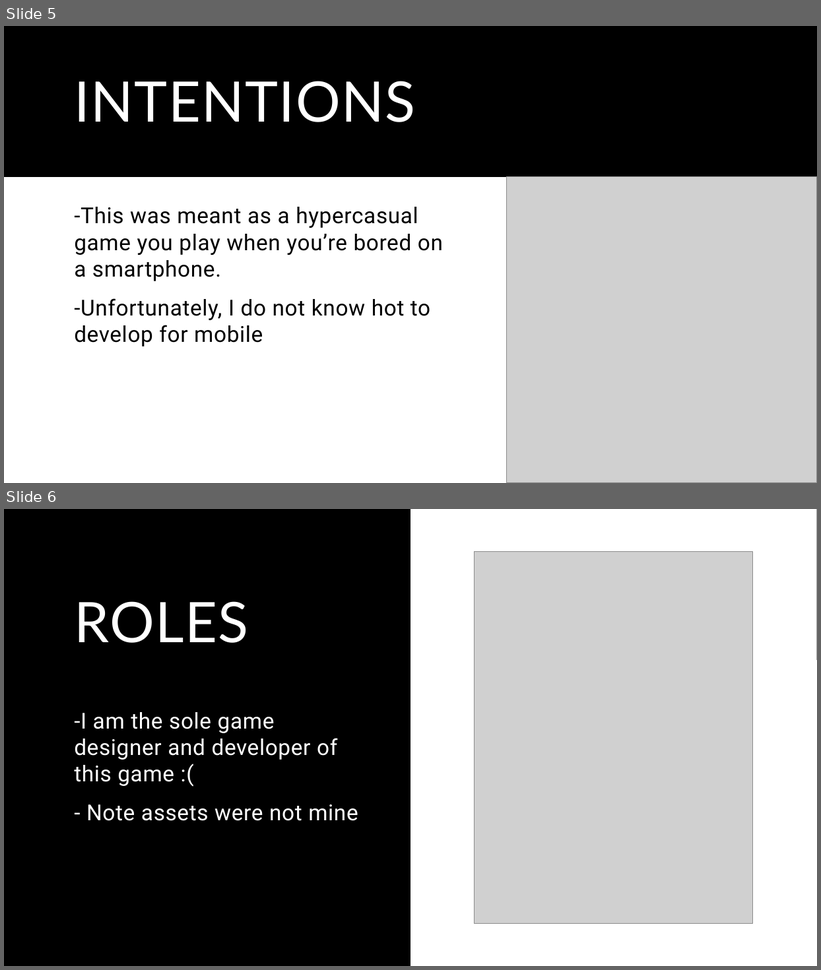
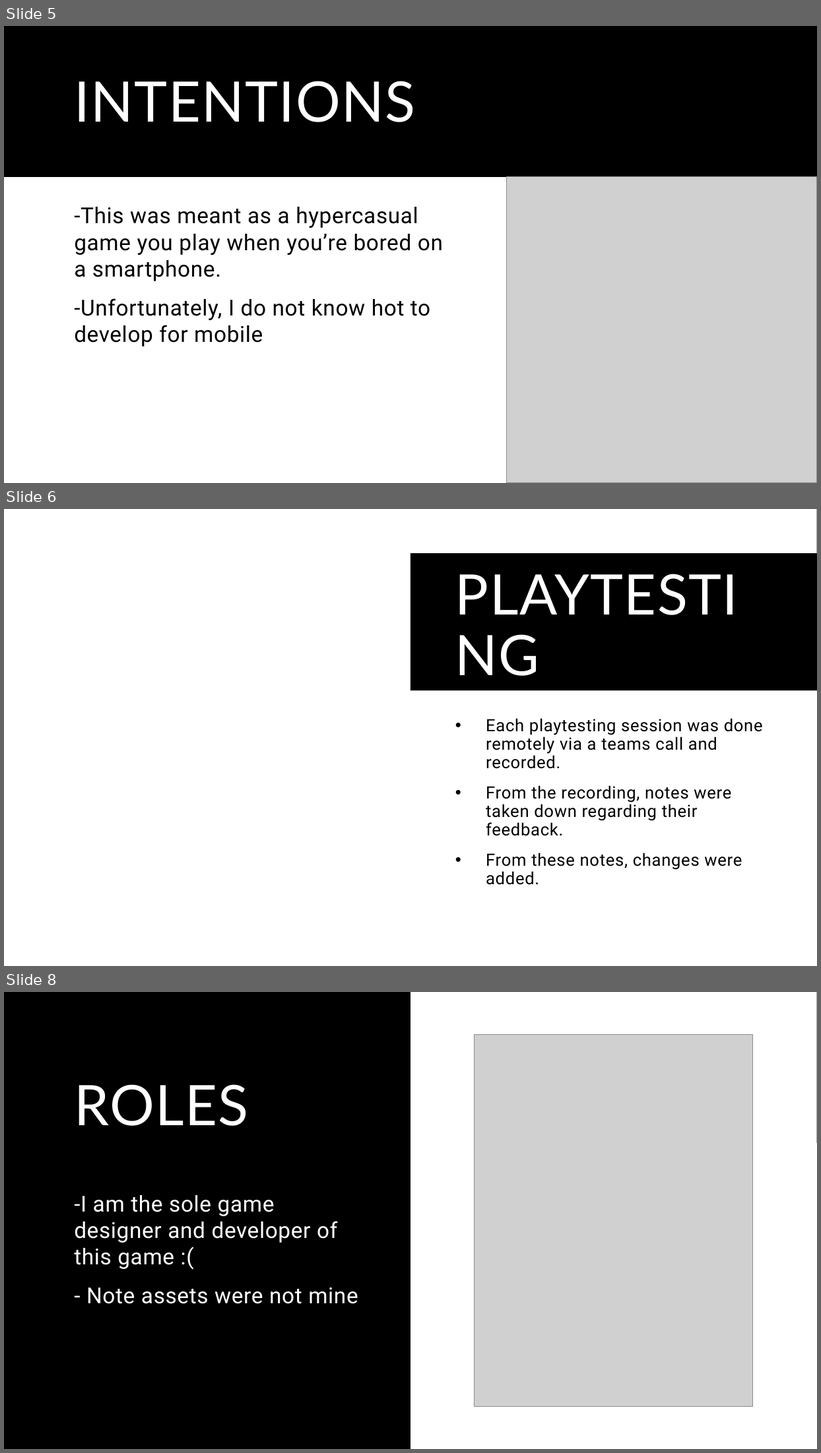
Before and after one commit to EricSpiteri/Eric_Spiteri_Task4, a slide deck: Presentation/ERIC_SPITERI_TASK4.pptx. Shown one above the other, each under a label of ours: slides 5 and 6 before the commit, slides 5, 6 and 8 after it; the slides between them are not shown. The pictures are 821x970 and 821x1453 pixels, drawn with LibreOffice and Linux fonts; fonts in the diff are those of the drawing; grey boxes stand for pictures; background and template pictures are left out. Boxes give left, top, right and bottom in pixels: in the first picture for what was removed or moved away, otherwise in the second. Text is boxed around its words. In the diff, an @@ line names an element or a change of style, - is before the commit and + after.

```diff
--- a/Presentation/ERIC_SPITERI_TASK4.pptx
+++ b/Presentation/ERIC_SPITERI_TASK4.pptx
@@ slide 6 added at bbox=[4, 509, 817, 966], background picture (left out); not listed: 1 template element that a slide beside it also shows @@
@@ rectangle added at bbox=[4, 509, 817, 966], fill #FFFFFF @@
@@ rectangle added at bbox=[411, 553, 817, 691], fill #000000 @@
@@ title added at bbox=[450, 575, 773, 679], 66 pt, text #FFFFFF @@
+PLAYTESTING
@@ rectangle added at bbox=[411, 691, 817, 921], fill #FFFFFF @@
@@ text added at bbox=[486, 718, 763, 885], 20 pt, text #000000 @@
+• Each playtesting session was done remotely via a teams call and recorded.
+• From the recording, notes were taken down regarding their feedback.
+• From these notes, changes were added.
@@ what was slide 6 is now slide 8 @@
```
Also in this commit, not shown: 1 other slide added.
